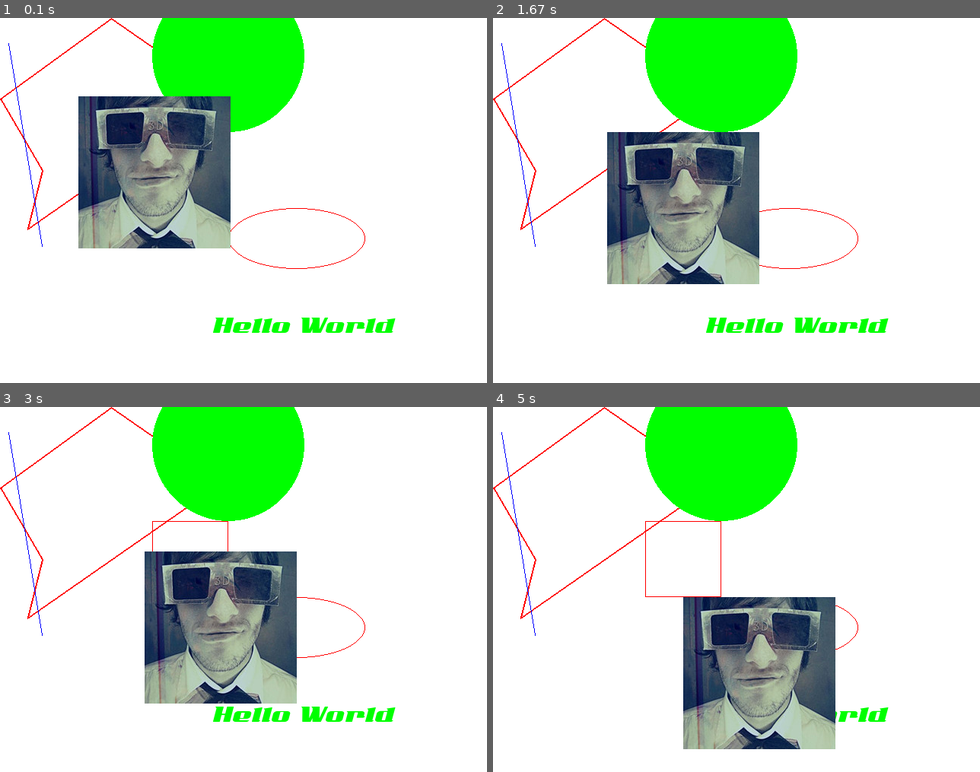
Above: before the commit, frames 1-4 (two rows, left to right).
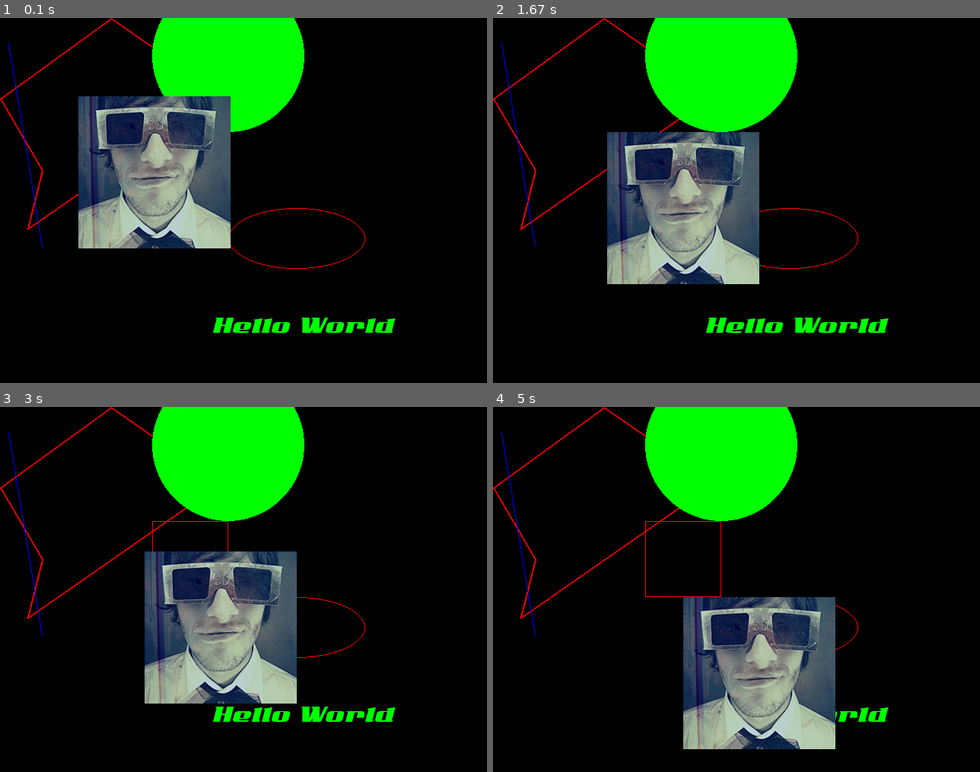
Above: after the commit, the same moments.

Repository: bosichong/My_pygame
Game: pygame game, started from pygame01.py
The game is run twice, just before and just after one commit, with the same random seed, the same clock (stepped at 60 frames per second) and the same inputs.
Inputs:
- Up to frame 1 (0.1 s): no input
- Up to frame 2 (1.67 s): no input
- Up to frame 3 (3 s): no input
- Up to frame 4 (5 s): no input

The runs differ from the first frame. In frame 1, 78% of the frame differs, in the area x 0-100%, y 0-100%; in frame 2, 78%; in frame 3, 77%; in frame 4, 78%.

Commit message:
“编学编玩”用Pygame写游戏（2）在场景中绘制图形与动画

Diff:
--- a/pygame01.py
+++ b/pygame01.py
@@ -3,20 +3,21 @@
 # @Author  : J.sky
 # @Mail    : bosichong@qq.com
 # @Site    : www.17python.com
-# @Title   : “编学编玩”用Pygame写游戏（1）
-# @Url     : http://www.17python.com/blog/44
-# @Details : “编学编玩”用Pygame写游戏（1）
+# @Title   : “编学编玩”用Pygame写游戏（2）在场景中绘制图形与动画
+# @Url     : http://www.17python.com/blog/45
+# @Details : “编学编玩”用Pygame写游戏（2）在场景中绘制图形与动画
 # @Other   : OS X 10.11.6
 #            Python 3.6.1
 #            VSCode 1.15.1
 ###################################
-# “编学编玩”用Pygame写游戏（1）初识pygame
+# “编学编玩”用Pygame写游戏（2）在场景中绘制图形与动画
 ###################################
 
 '''
+pygame的框架使用起来很简单，但这个框架功能也还算可以的，虽然网上对pygame评价褒贬不一，但对于其的存在必有其的存在意义，
+功能上虽然不能说是十分的完美，但对于新手来说，在使用和学习中还是很有价值的。
 
-
-
+## pygame 图形绘制
 
 rect	绘制矩形
 polygon	绘制多边形（三个及三个以上的边）
@@ -28,6 +29,54 @@
 aaline	绘制一根平滑的线
 aalines	绘制一系列平滑的线
 
+上边列举了一些图形绘制的方法，第一结中的代码我们只是给出pygame中最简约的实现代码，我们在上节代码的基础之上继续添加一下，试试画出各种图形。
+
+    pygame.draw.polygon(screen, RED, ((146,0),(290,100),(36,277),(55,200),(0,106)),2)
+    pygame.draw.line(screen, BLUE, (11,33), (55,300), 1)
+    pygame.draw.circle(screen, GREEN, (300,50), 100, 0)
+    pygame.draw.ellipse(screen, RED, (300,250,180,80), 1)
+    pygame.draw.rect(screen, RED, (200,150,100,100), 1)
+
+以上为各种图形绘制的方法演示，关于这些方法的参数，我们可以参考官方的文档，其实都是挺简单的。
+
+
+
+## 在场景中绘制图片
+
+游戏中的角色不可能只是一些简单的图形，大多数时应该都是一张张图片，我们看下图片的绘制方法
+
+    bosiImg = pygame.image.load('./images/bosi.png')
+    screen.blit(bosiImg,(bosix,bosiy))
+
+通过pygame.image.load()加载图片后，在场景中使用screen.blit绘制，两个参数：图片对象和一个坐标元组。
+
+## 在场景中写字
+
+pygame中的文字绘制稍稍有一点麻烦，我们看代码：
+
+    fobj = pygame.font.Font('./font/3.ttf', 40)
+    textobj = fobj.render('Hello World', True, GREEN,)
+    text = textobj.get_rect()
+    text.center = (400, 400)
+    screen.blit(textobj, text)#文字显示
+
+看代码行数是五步：
+
+1. 通过pygame.font.Font()加载字体，创建一个font对象，设置文字的大小
+2. 通过render('Hello World', True, GREEN,)设置文字的内容，颜色。
+3. get_rect()或得一个rect对象，之后就有些象绘制图象了。
+4. 设置绘制图像的坐标
+5. blit()方法绘制文字到场景
+
+## 让图片动起来
+
+如何在场景中绘制动画？动画其实就是角色坐标值的修改，
+
+    bosix = 100
+    bosiy = 100
+
+在代码中我定义了二个变量，然后我在游戏场景的循环输出中，不断的修改角色的坐标值即可达到需要的动画效果了。
+
 '''
 
 import pygame, sys
@@ -36,7 +85,8 @@
 pygame.init()#游戏初始化
 ###############
 
-FPS = 30#帧速率
+FPS = 30
+#帧速率 这个与后边的fpsClock.tick(FPS)方法相对应。
 SCREEN_WIDTH=640
 SCREEN_HEIGHT=480
 fpsClock = pygame.time.Clock()
@@ -59,7 +109,7 @@
 text.center = (400, 400)
 ######################
 while True:
-    screen.fill(WHITE)#游戏窗口背景色
+    screen.fill(BLACK)#游戏窗口背景色
     ##################
     pygame.draw.polygon(screen, RED, ((146,0),(290,100),(36,277),(55,200),(0,106)),2)
     pygame.draw.line(screen, BLUE, (11,33), (55,300), 1)
